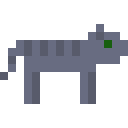
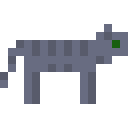
Two versions of the same layered image (w=128, h=128). Layer-by-layer changes:
painted on "Layer 2" over [0, 24, 128, 88]
